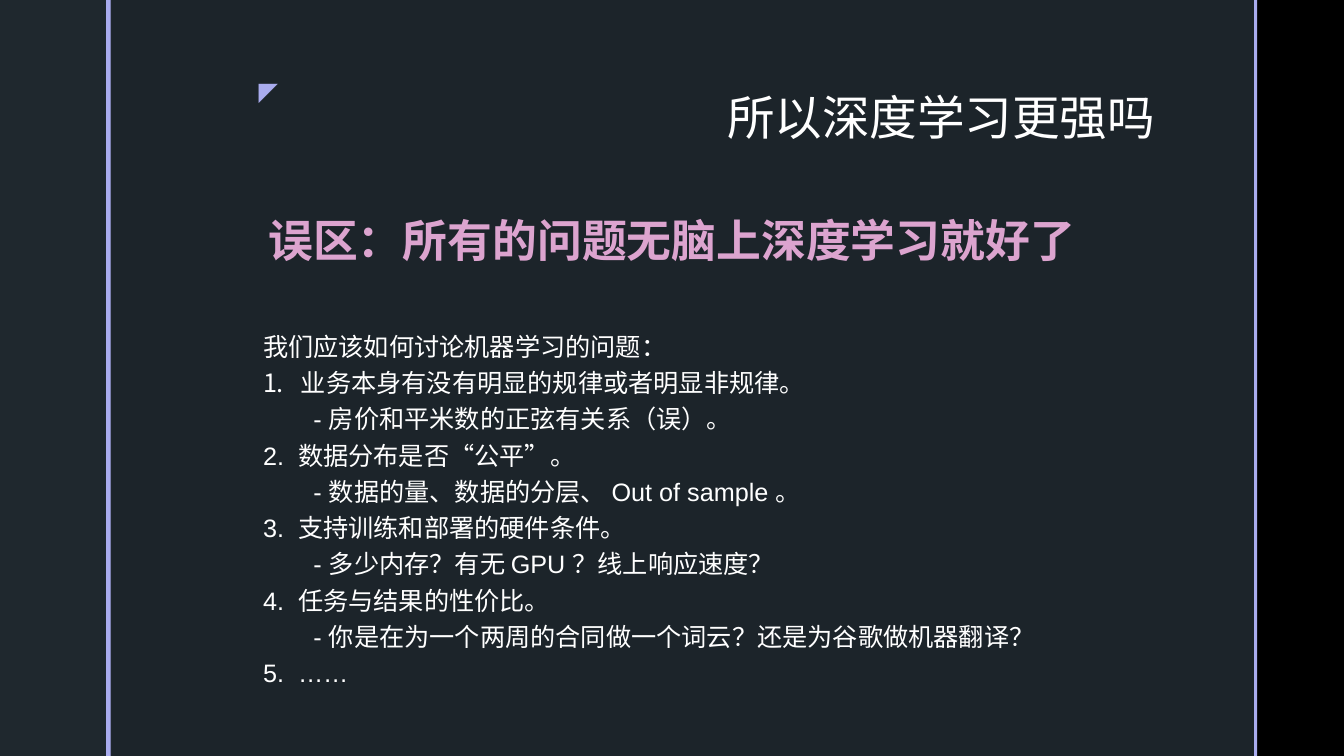
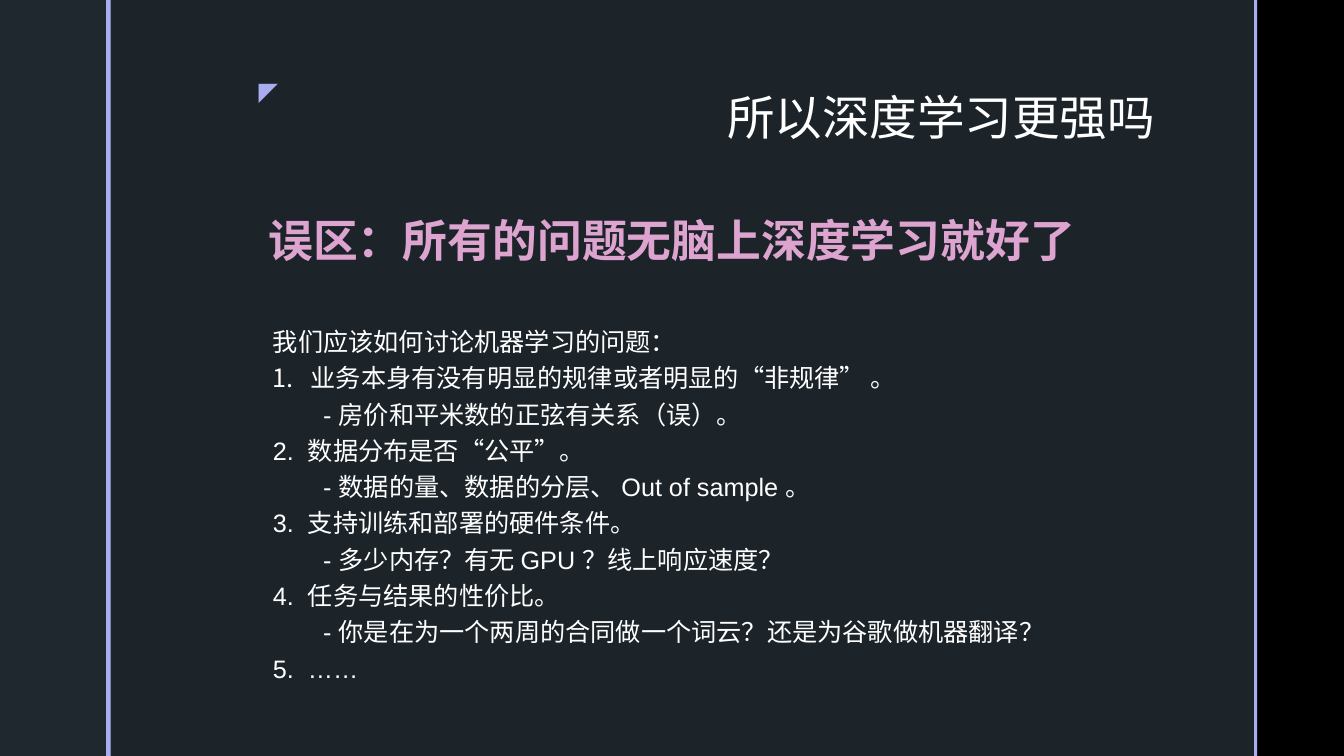
Before and after one commit to SakigamiYang/PyCon, a slide deck: slide 9 of Python-Meetup/20210523/深度学习简介.pptx. Drawn at 1344x756 pixels with LibreOffice and Linux fonts; fonts in the diff are those of the drawing; background and template pictures are left out. Boxes give left, top, right and bottom in pixels: in the first picture for what was removed or moved away, otherwise in the second. Text is boxed around its words. In the diff, an @@ line names an element or a change of style, - is before the commit and + after.

```diff
--- a/Python-Meetup/20210523/深度学习简介.pptx
+++ b/Python-Meetup/20210523/深度学习简介.pptx
@@ text "我们应该如何讨论机器学习的问题：": place and size @@
-text "我们应该如何讨论机器学习的问题：" at (263, 334, 1035, 683)
+text "我们应该如何讨论机器学习的问题：" at (273, 329, 1045, 679)
@@ text at (311, 365, 896, 389): text changed @@
-1. 业务本身有没有明显的规律或者明显非规律。
+1. 业务本身有没有明显的规律或者明显的“非规律” 。
```
Also in this commit, not shown: 11 other slides changed, 2 slides added, 2 other files.
